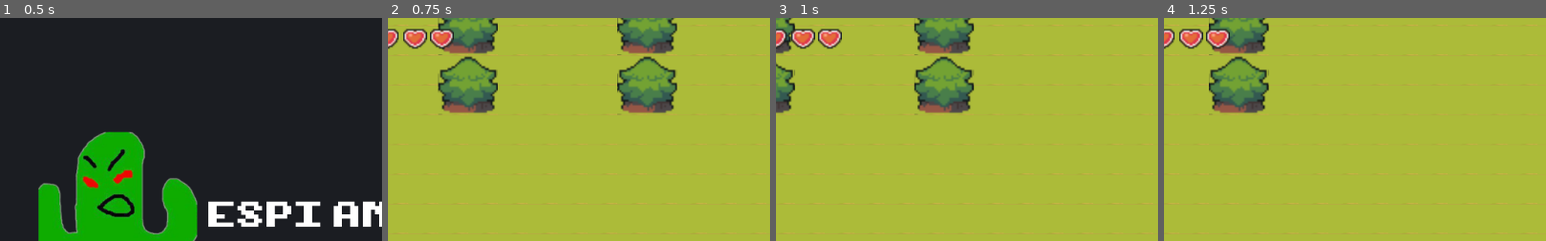
Above: before the commit, frames 1-4 (left to right).
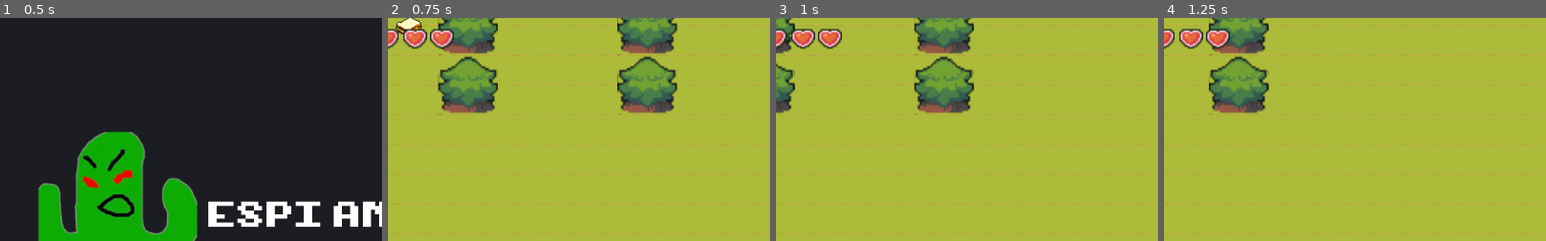
Above: after the commit, the same moments.

Repository: 12-cactus/espi-and-the-rescue-crusade
Game: Godot game, scene res://Main.tscn
The game is run twice, just before and just after one commit, with the same random seed, the same clock (stepped at 60 frames per second) and the same inputs.
Inputs (mouse positions are % of the whole screen's width and height, from its top left):
- Up to frame 1 (0.5 s): no input
- Up to frame 2 (0.75 s): tap Enter (start) at 0.5 s; move the mouse to (72, 45) at 0.52 s; hold Right (right) from 0.53 s (still down); tap Space (continue_dialog) at 0.6 s
- Up to frame 3 (1 s): keep holding Right (right); click (72, 45) at 0.8 s
- Up to frame 4 (1.25 s): keep holding Right (right)
The pictures show only the part of the screen within x 3-53%, y 0-50%; the shares and areas given below are measured in that part.

Frame 1 is identical in both runs. In frame 2, 0.3% of the frame differs, in the area x 2-9%, y 0-8%; in frame 3, nothing differs; in frame 4, nothing differs.

Commit message:
maquina de estados y pantallas nuevas

Diff:
--- a/entities/World.tscn
+++ b/entities/World.tscn
@@ -1,7 +1,7 @@
 [gd_scene load_steps=7 format=2]
 
 [ext_resource path="res://entities/World/Conurban.tscn" type="PackedScene" id=1]
-[ext_resource path="res://assets/Food/Calamari.png" type="Texture" id=2]
+[ext_resource path="res://assets/Food/Sandwich.png" type="Texture" id=2]
 [ext_resource path="res://entities/World/Dona.gd" type="Script" id=3]
 [ext_resource path="res://entities/cactus/Markis.tscn" type="PackedScene" id=4]
 [ext_resource path="res://entities/enemies/enemies1.tscn" type="PackedScene" id=5]
@@ -10,19 +10,99 @@
 radius = 16.7979
 
 [node name="World" type="Node2D"]
+position = Vector2( 1, 0 )
 
 [node name="Conurban" parent="." instance=ExtResource( 1 )]
 
 [node name="Dona" type="Sprite" parent="." groups=[
 "collectables",
 ]]
-position = Vector2( 831.208, 491.776 )
+position = Vector2( 843.138, 477.411 )
+scale = Vector2( 0.0351376, 0.0351376 )
 texture = ExtResource( 2 )
 script = ExtResource( 3 )
 
 [node name="Area2D" type="Area2D" parent="Dona"]
 
 [node name="CollisionShape2D" type="CollisionShape2D" parent="Dona/Area2D"]
+position = Vector2( -0.374573, -1.12375 )
+scale = Vector2( 15.76, 15.76 )
+shape = SubResource( 1 )
+
+[node name="Dona2" type="Sprite" parent="." groups=[
+"collectables",
+]]
+position = Vector2( 804.324, 71.0814 )
+scale = Vector2( 0.0351376, 0.0351376 )
+texture = ExtResource( 2 )
+script = ExtResource( 3 )
+
+[node name="Area2D" type="Area2D" parent="Dona2"]
+
+[node name="CollisionShape2D" type="CollisionShape2D" parent="Dona2/Area2D"]
+position = Vector2( -28.8965, 8.38281 )
+scale = Vector2( 15.76, 15.76 )
+shape = SubResource( 1 )
+
+[node name="Dona3" type="Sprite" parent="." groups=[
+"collectables",
+]]
+position = Vector2( 1582.38, 43.1073 )
+scale = Vector2( 0.0351376, 0.0351376 )
+texture = ExtResource( 2 )
+script = ExtResource( 3 )
+
+[node name="Area2D" type="Area2D" parent="Dona3"]
+
+[node name="CollisionShape2D" type="CollisionShape2D" parent="Dona3/Area2D"]
+position = Vector2( 7.73828, -1.86206 )
+scale = Vector2( 15.76, 15.76 )
+shape = SubResource( 1 )
+
+[node name="Dona4" type="Sprite" parent="." groups=[
+"collectables",
+]]
+position = Vector2( 1196.01, 420.849 )
+scale = Vector2( 0.0351376, 0.0351376 )
+texture = ExtResource( 2 )
+script = ExtResource( 3 )
+
+[node name="Area2D" type="Area2D" parent="Dona4"]
+
+[node name="CollisionShape2D" type="CollisionShape2D" parent="Dona4/Area2D"]
+position = Vector2( -11.2617, 7.63538 )
+scale = Vector2( 15.76, 15.76 )
+shape = SubResource( 1 )
+
+[node name="Dona5" type="Sprite" parent="." groups=[
+"collectables",
+]]
+position = Vector2( 906.733, 820.726 )
+scale = Vector2( 0.0351376, 0.0335126 )
+texture = ExtResource( 2 )
+script = ExtResource( 3 )
+
+[node name="Area2D" type="Area2D" parent="Dona5"]
+
+[node name="CollisionShape2D" type="CollisionShape2D" parent="Dona5/Area2D"]
+position = Vector2( -26.3359, 15.5391 )
+scale = Vector2( 15.76, 15.76 )
+shape = SubResource( 1 )
+
+[node name="Dona6" type="Sprite" parent="." groups=[
+"collectables",
+]]
+position = Vector2( 432.098, 560.802 )
+scale = Vector2( 0.0351376, 0.0335126 )
+texture = ExtResource( 2 )
+script = ExtResource( 3 )
+
+[node name="Area2D" type="Area2D" parent="Dona6"]
+position = Vector2( 13.4297, -14.084 )
+
+[node name="CollisionShape2D" type="CollisionShape2D" parent="Dona6/Area2D"]
+position = Vector2( -26.3359, 22.5762 )
+scale = Vector2( 15.76, 15.76 )
 shape = SubResource( 1 )
 
 [node name="Friends" type="Node2D" parent="."]
@@ -34,6 +114,16 @@
 position = Vector2( 907, 165 )
 
 [node name="enemies1" parent="Enemies" instance=ExtResource( 5 )]
-
+position = Vector2( 0.562683, 0.78035 )
 [connection signal="body_entered" from="Dona/Area2D" to="Dona" method="_on_Area2D_body_entered"]
 [connection signal="body_exited" from="Dona/Area2D" to="Dona" method="_on_Area2D_body_exited"]
+[connection signal="body_entered" from="Dona2/Area2D" to="Dona2" method="_on_Area2D_body_entered"]
+[connection signal="body_exited" from="Dona2/Area2D" to="Dona2" method="_on_Area2D_body_exited"]
+[connection signal="body_entered" from="Dona3/Area2D" to="Dona3" method="_on_Area2D_body_entered"]
+[connection signal="body_exited" from="Dona3/Area2D" to="Dona3" method="_on_Area2D_body_exited"]
+[connection signal="body_entered" from="Dona4/Area2D" to="Dona4" method="_on_Area2D_body_entered"]
+[connection signal="body_exited" from="Dona4/Area2D" to="Dona4" method="_on_Area2D_body_exited"]
+[connection signal="body_entered" from="Dona5/Area2D" to="Dona5" method="_on_Area2D_body_entered"]
+[connection signal="body_exited" from="Dona5/Area2D" to="Dona5" method="_on_Area2D_body_exited"]
+[connection signal="body_entered" from="Dona6/Area2D" to="Dona6" method="_on_Area2D_body_entered"]
+[connection signal="body_exited" from="Dona6/Area2D" to="Dona6" method="_on_Area2D_body_exited"]
--- a/entities/World/Conurban.tscn
+++ b/entities/World/Conurban.tscn
@@ -14,7 +14,6 @@
 [node name="Walls" type="TileMap" parent="."]
 tile_set = ExtResource( 2 )
 cell_size = Vector2( 32, 32 )
-show_collision = true
 collision_layer = 1025
 format = 1
 tile_data = PoolIntArray( 8, 0, 2, 9, 0, 2, 10, 0, 2, 11, 0, 2, 12, 0, 2, 13, 0, 2, 14, 0, 2, 15, 0, 2, 16, 0, 2, 17, 0 …(5033 unchanged characters)…
--- a/entities/World/Dona.gd
+++ b/entities/World/Dona.gd
@@ -1,6 +1,9 @@
 extends Sprite
 
 var player_over: KinematicBody2D = null
+
+func _ready():
+	self.set_name("Dona")
 
 func _physics_process(delta):
 	if player_over != null && Input.is_action_just_pressed("pick_up"):
--- a/entities/cactus/Markis.gd
+++ b/entities/cactus/Markis.gd
@@ -3,57 +3,54 @@
 onready var dialog = load("res://assets/dialog/Dialog.tscn").instance()
 onready var dialog_area = $DialogArea
 onready var sprite = $Sprite
+onready var stateMachine = $StateMachine
+
 var dialog_finish = false
-var timesVisited = 0
+var mainCharacter = "Espi"
+var neededItem = "Dona"
+var amountOfItemsNeeded = 3
+var textToShow
 
 
 func _ready():
-	#dialog_area.visible = false
+	stateMachine.initialize(self)
 	add_child(dialog)
 	dialog.visible = false
 	sprite.animation = "idle"
+	self.set_name("Markis")
 
 func _process(delta):
-	if Input.is_action_just_pressed("continue_dialog") and timesVisited == 1:
-		_interact_two()
-#	if Input.is_action_just_pressed("continue_dialog") and timesVisited >= 2:
-#		_interact_three()
-
-func name():
-	return "soy Markis"
-
-func _on_Area2D_body_entered(body):
-	if body.name == "espi" and timesVisited <= 1:
-		_interact_one()
-		dialog_area.visible = false
-	else:
-		if body.name == "espi" and timesVisited >= 2:
-			_interact_three()
-
-func _interact_one():
-	dialog.get_node("face").texture = load("res://assets/Actors/Markis/Faceset.png")
-	dialog.get_node("text").set_text("HOla Espi tengo hambre uto")
-	dialog.visible = true
-	timesVisited = 1
-
-func _interact_two():
-	dialog.get_node("face").texture = load("res://assets/Actors/Espi/Faceset.png")
-	dialog.get_node("text").set_text("dime que tiene ganas de comer")
-
-func _interact_three():
-	dialog.get_node("face").texture = load("res://assets/Actors/Markis/Faceset.png")
-	dialog.get_node("text").set_text("DALE QUE ME CAGO DE HAMBRE")
-	dialog.visible = true
-	sprite.animation = "dancing"
-	sprite.playing = true
-
+	pass
 
 func dialog_state():
 	dialog.visible = false
 
+func textToShow(aTexToBeDisplayed):
+	textToShow = aTexToBeDisplayed
+
+func neededItem():
+	return neededItem
+
+func amountOfItemsNeeded():
+	return amountOfItemsNeeded
+
+func animation():
+	return sprite
+
+func dance():
+	sprite.animation = "dancing"
+	sprite.playing = true
+
+func _on_Area2D_body_entered(body):
+	if body.get_name() == mainCharacter:
+		stateMachine.handleEnterState(body)
+		dialog.visible = true
+		dialog.get_node("face").texture = load("res://assets/Actors/Markis/Faceset.png")
+		dialog.get_node("text").set_text(textToShow)
+		dialog_area.visible = false
+
 func _on_Area2D_body_exited(body):
+	if body.get_name() == mainCharacter:
+		stateMachine.handleExitState(body)
 	dialog_area.visible = true
 	dialog.visible = false
-	timesVisited  = timesVisited+1
-	sprite.animation = "idle"
-	sprite.playing = false
--- a/entities/cactus/Markis.tscn
+++ b/entities/cactus/Markis.tscn
@@ -1,9 +1,10 @@
-[gd_scene load_steps=18 format=2]
+[gd_scene load_steps=19 format=2]
 
 [ext_resource path="res://entities/cactus/Markis.gd" type="Script" id=1]
 [ext_resource path="res://assets/dialog/DialogInfo.png" type="Texture" id=2]
 [ext_resource path="res://assets/Actors/Markis/SeparateAnim/Idle.png" type="Texture" id=3]
 [ext_resource path="res://assets/Actors/Markis/SeparateAnim/Jump.png" type="Texture" id=4]
+[ext_resource path="res://entities/cactus/NPCStateMachine.gd" type="Script" id=5]
 
 [sub_resource type="AtlasTexture" id=1]
 flags = 4
@@ -84,24 +85,25 @@
 position = Vector2( 8.80417, -10.3283 )
 scale = Vector2( 0.705686, 0.691233 )
 frames = SubResource( 5 )
-frame = 3
 playing = true
 
 [node name="Sprite" type="AnimatedSprite" parent="."]
 position = Vector2( -0.340553, 0.170289 )
 scale = Vector2( 1.20221, 1.1756 )
-frames = SubResource( 13 )
+frames = SubResource( 11 )
 animation = "dancing"
 frame = 3
 
 [node name="CollisionShape2D" type="CollisionShape2D" parent="."]
 position = Vector2( -0.340576, 0.340561 )
-shape = SubResource( 6 )
+shape = SubResource( 12 )
 
 [node name="Area2D" type="Area2D" parent="."]
 
 [node name="CollisionShape2D" type="CollisionShape2D" parent="Area2D"]
-shape = SubResource( 7 )
+shape = SubResource( 13 )
 
+[node name="StateMachine" type="Node" parent="."]
+script = ExtResource( 5 )
 [connection signal="body_entered" from="Area2D" to="." method="_on_Area2D_body_entered"]
 [connection signal="body_exited" from="Area2D" to="." method="_on_Area2D_body_exited"]
--- /dev/null
+++ b/entities/cactus/NPCStateMachine.gd
@@ -0,0 +1,41 @@
+class_name StateMachine
+extends Node
+
+var state
+var parent
+
+enum States{
+	IDLE,
+	VISITED,
+	RESCUED
+}
+
+
+func _ready():
+	set_physics_process(false)
+
+func initialize(parentNode):
+	parent = parentNode
+	state = States.IDLE
+	set_physics_process(true)
+
+
+func handleEnterState(body):
+	if state == States.IDLE:
+		parent.textToShow("¡Espi! me robaron hasta las medias. Para poder recuperarme necesito unos sanguchitos")
+
+	if state == States.VISITED and not body.hasItems(parent.neededItem(), parent.amountOfItemsNeeded()):
+		parent.textToShow("No es suficiente para recuperarme.... arrrgh me muero")
+
+	if state == States.VISITED and 	body.hasItems(parent.neededItem(), parent.amountOfItemsNeeded()):
+		parent.textToShow("Gracias Espi, ¡Me salvaste!")
+
+func handleExitState(body):
+	if state == States.IDLE:
+		state = States.VISITED
+
+	if state == States.VISITED and 	body.hasItems(parent.neededItem(), parent.amountOfItemsNeeded()):
+		state = States.RESCUED
+
+	if state == States.RESCUED:
+		parent.dance()
--- a/entities/enemies/enemies1.tscn
+++ b/entities/enemies/enemies1.tscn
@@ -1,8 +1,7 @@
-[gd_scene load_steps=12 format=2]
+[gd_scene load_steps=11 format=2]
 
 [ext_resource path="res://entities/enemies/SeparateAnim/Walk.png" type="Texture" id=1]
 [ext_resource path="res://entities/enemies/enemies1.gd" type="Script" id=2]
-[ext_resource path="res://assets/sound/borracho.mp3" type="AudioStream" id=3]
 [ext_resource path="res://assets/Dead.png" type="Texture" id=4]
 
 [sub_resource type="AtlasTexture" id=1]
@@ -58,7 +57,5 @@
 shape = SubResource( 7 )
 
 [node name="AudioStreamPlayer2D" type="AudioStreamPlayer2D" parent="."]
-stream = ExtResource( 3 )
-
 [connection signal="body_entered" from="Area2D" to="." method="_on_Area2D_body_entered"]
 [connection signal="body_exited" from="Area2D" to="." method="_on_Area2D_body_exited"]
--- a/entities/player/Bag.gd
+++ b/entities/player/Bag.gd
@@ -9,12 +9,21 @@
 	var texture: TextureRect = TextureRect.new()
 	texture.texture = item.texture
 	new_item.add_child(texture)
+	new_item.set_name(item.get_name())
 	container.add_child(new_item)
+	items.append(new_item)
 	item.remove()
 
-func hasItem(item: Sprite):
+func hasItems(anItemName, anAmountOfItems):
+	print(anItemName)
+	print(anAmountOfItems)
+	var counter = 0
 	for item in items:
-		pass
+		print(item)
+		if item.get_name() == anItemName:
+			counter = counter +1
+			print(counter)
+	return anAmountOfItems == counter
 
 func items():
 	return items
--- a/entities/player/Espi.gd
+++ b/entities/player/Espi.gd
@@ -16,7 +16,7 @@
 	Bag.visible = false
 	body.animation = "idle"
 	body.frame = 0
-	name="espi"
+	self.set_name("Espi")
 
 func _physics_process(delta):
 	get_movement_input()
@@ -62,9 +62,6 @@
 	if Input.is_action_just_pressed("bag"):
 		Bag.visible = not Bag.visible
 
-func name():
-	return "Soy Espi"
-
 func bag():
 	return Bag
 
@@ -93,3 +90,6 @@
 	set_physics_process(false)
 	hide()
 	collision_layer = 0
+
+func hasItems(anItemName, anAmountOfItems):
+	return Bag.hasItems(anItemName, anAmountOfItems)
Binary file added: assets/Food/Sandwich.png
Not shown, added: assets/Food/Sandwich.png.import
Binary file added: assets/GUI/Reset screen.png
Not shown, added: assets/GUI/Reset screen.png.import
Binary file added: assets/GUI/Start screen.png
Not shown, added: assets/GUI/Start screen.png.import
Not shown, removed: assets/sound/borracho.mp3.import
Not shown: 1 places in entities/cactus/Markis.tscn that only renumber resources
